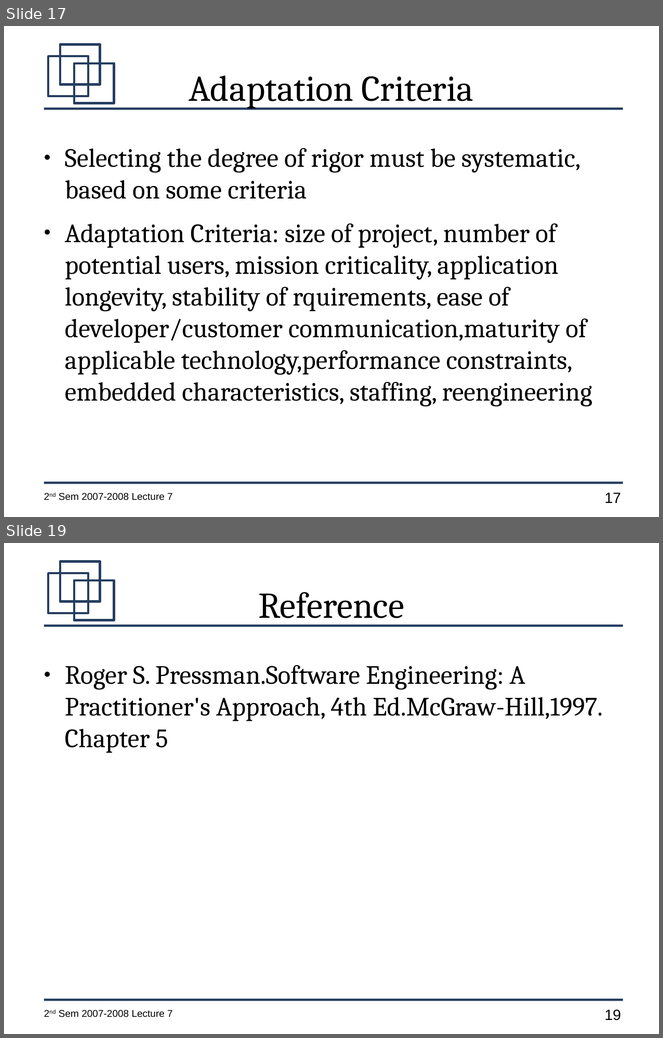
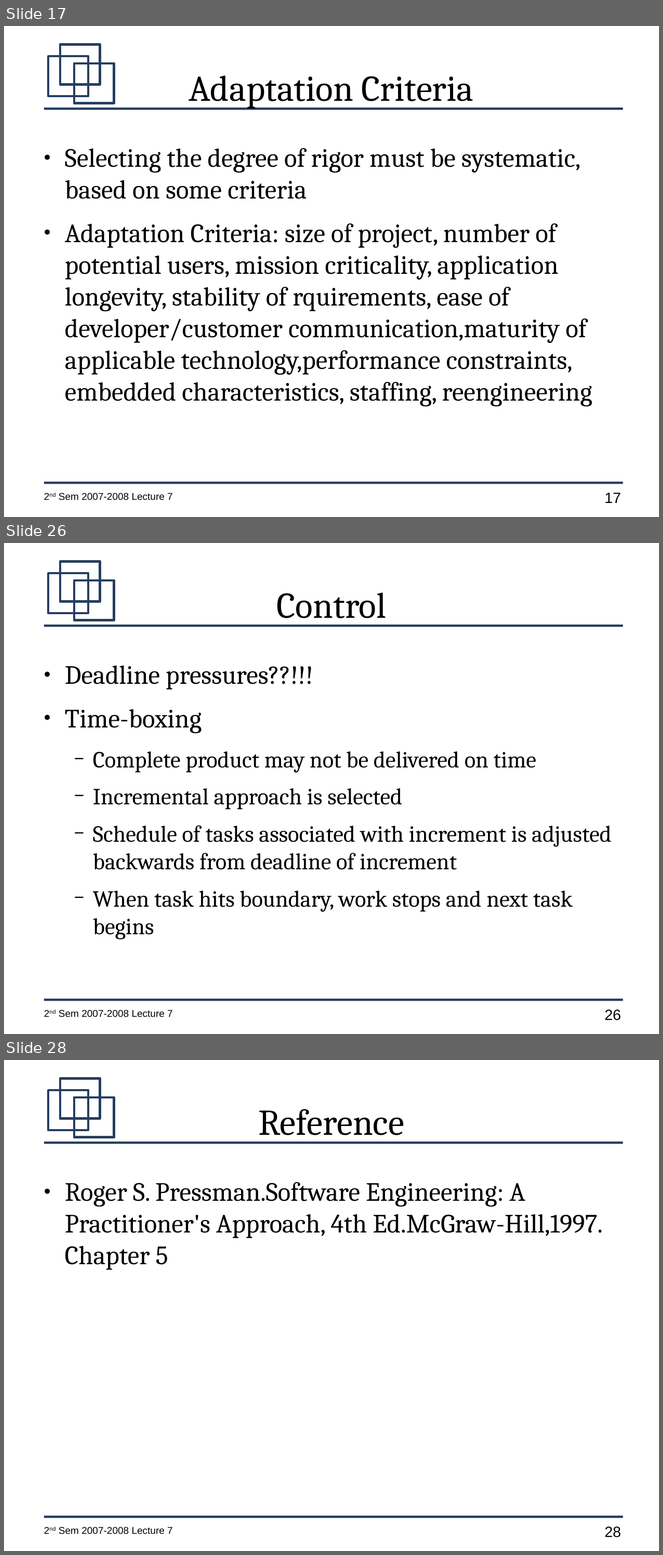
Before and after one commit to jachermocilla/jach-homepage, a slide deck: CMSC128-2nd-Sem-2007-L7.odp. Shown one above the other, each under a label of ours: slides 17 and 19 before the commit, slides 17, 26 and 28 after it; the slides between them are not shown. The pictures are 663x1038 and 663x1555 pixels, drawn with LibreOffice and Linux fonts; fonts in the diff are those of the drawing. Boxes give left, top, right and bottom in pixels: in the first picture for what was removed or moved away, otherwise in the second. Text is boxed around its words. In the diff, an @@ line names an element or a change of style, - is before the commit and + after.

```diff
--- a/CMSC128-2nd-Sem-2007-L7.odp
+++ b/CMSC128-2nd-Sem-2007-L7.odp
@@ slide 26 added at <box>4,543,659,1034</box>, background #FFFFFF; not listed: 7 template elements that a slide beside it also shows @@
@@ title added at <box>277,592,386,626</box>, 44 pt, text #000000 @@
+Control
@@ text added at <box>65,665,612,940</box>, 28 pt, text #000000 @@
+● Deadline pressures??!!!
+● Time-boxing
+  − Complete product may not be delivered on time
+  − Incremental approach is selected
+  − Schedule of tasks associated with increment is adjusted backwards from deadline of increment
+  − When task hits boundary, work stops and next task begins
@@ what was slide 19 is now slide 28 @@
@@ page number at <box>605,1527,621,1538</box>: text changed @@
-19
+28
```
Also in this commit, not shown: 9 other slides added, 1 slide removed.
